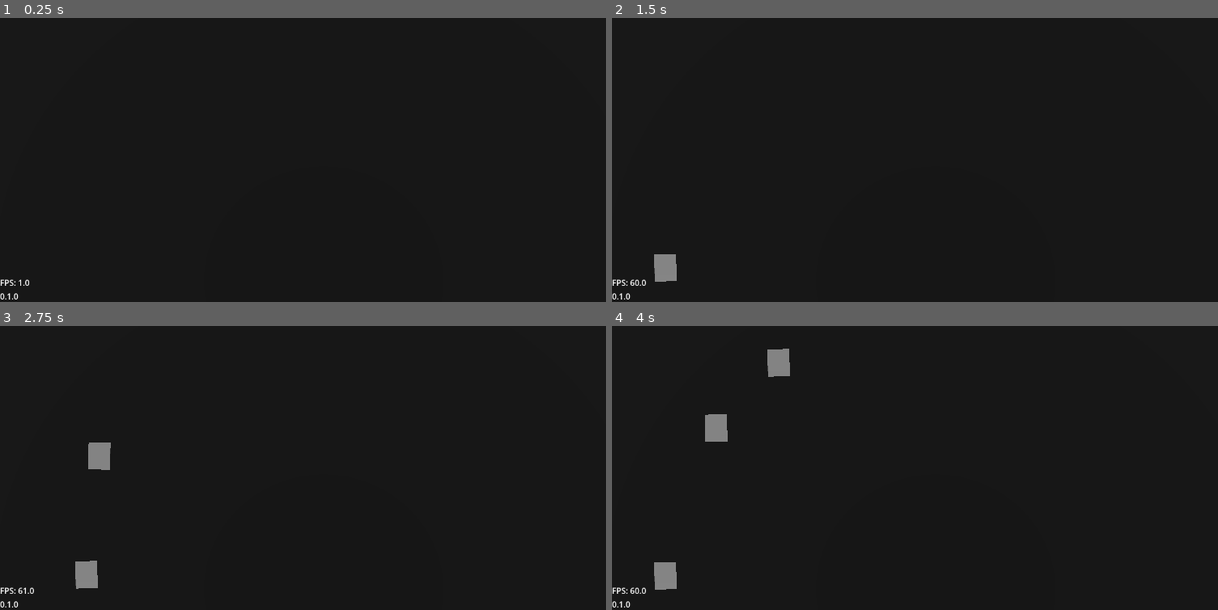
Above: before the commit, frames 1-4 (two rows, left to right).
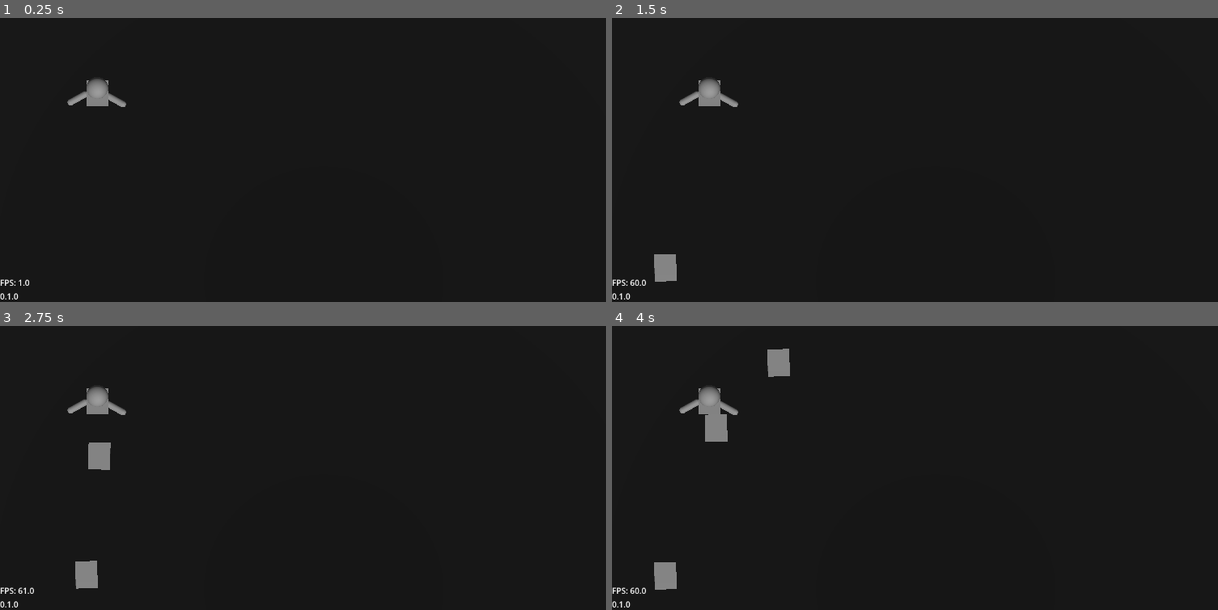
Above: after the commit, the same moments.

Repository: Grey-B/toy-defenders
Game: Godot game, scene res://src/core/main_game/main_game.tscn
The game is run twice, just before and just after one commit, with the same random seed, the same clock (stepped at 60 frames per second) and the same inputs.
Inputs:
- Up to frame 1 (0.25 s): no input
- Up to frame 2 (1.5 s): tap Enter at 0.5 s; tap I at 0.6, 1.35 s
- Up to frame 3 (2.75 s): tap I at 2.1 s
- Up to frame 4 (4 s): tap I at 2.85, 3.6 s

The runs differ from the first frame. In frame 1, 0.5% of the frame differs, in the area x 11-21%, y 21-32%; in frame 2, 0.5%; in frame 3, 0.5%; in frame 4, 0.5%.

Commit message:
Created base tower

Diff:
--- /dev/null
+++ b/assets/3d/models/parts/arms/test_arm_model.tscn
@@ -0,0 +1,11 @@
+[gd_scene format=3 uid="uid://dedt1vwia6rc1"]
+
+[sub_resource type="CapsuleMesh" id="CapsuleMesh_6owma"]
+radius = 0.15527344
+height = 1.0614624
+
+[node name="TestArmModel" type="Node3D" unique_id=587425710]
+
+[node name="MeshInstance3D" type="MeshInstance3D" parent="." unique_id=921978520]
+transform = Transform3D(-3.7855173e-08, -0.8660254, 0.5, 1, -4.371139e-08, 0, 2.1855694e-08, 0.5, 0.8660254, -0.30390123, 2.503987e-08, 0.113577306)
+mesh = SubResource("CapsuleMesh_6owma")
--- /dev/null
+++ b/assets/3d/models/parts/bodies/test_body_model.tscn
@@ -0,0 +1,25 @@
+[gd_scene format=3 uid="uid://crp1sfpdakww0"]
+
+[ext_resource type="Script" uid="uid://c6mx7t3w5es22" path="res://assets/3d/models/parts/body_part.gd" id="1_egeuw"]
+
+[sub_resource type="BoxMesh" id="BoxMesh_6owma"]
+size = Vector3(1, 1.5, 1)
+
+[node name="TestBodyModel" type="Node3D" unique_id=1506277946 node_paths=PackedStringArray("head_socket", "left_arm_socket", "right_arm_socket")]
+script = ExtResource("1_egeuw")
+head_socket = NodePath("HeadSocket")
+left_arm_socket = NodePath("LeftArmSocket")
+right_arm_socket = NodePath("RightArmSocket")
+metadata/_custom_type_script = "uid://c6mx7t3w5es22"
+
+[node name="MeshInstance3D" type="MeshInstance3D" parent="." unique_id=472017991]
+mesh = SubResource("BoxMesh_6owma")
+
+[node name="HeadSocket" type="Marker3D" parent="." unique_id=2043430367]
+transform = Transform3D(1, 0, 0, 0, 1, 0, 0, 0, 1, 0, 0.80972797, 0)
+
+[node name="LeftArmSocket" type="Marker3D" parent="." unique_id=2069008136]
+transform = Transform3D(1, 0, 0, 0, 1, 0, 0, 0, 1, 0.5868249, 0, 0)
+
+[node name="RightArmSocket" type="Marker3D" parent="." unique_id=2008361046]
+transform = Transform3D(1, 0, 0, 0, 1, 0, 0, 0, 1, -0.57878673, 0, 0)
--- /dev/null
+++ b/assets/3d/models/parts/body_part.gd
@@ -0,0 +1,6 @@
+class_name BodyPart
+extends Node3D
+
+@export var head_socket: Marker3D
+@export var left_arm_socket: Marker3D
+@export var right_arm_socket: Marker3D
--- /dev/null
+++ b/assets/3d/models/parts/heads/test_head_model.tscn
@@ -0,0 +1,9 @@
+[gd_scene format=3 uid="uid://bi6p1ye437aul"]
+
+[sub_resource type="SphereMesh" id="SphereMesh_6owma"]
+
+[node name="TestHeadModel" type="Node3D" unique_id=932773596]
+
+[node name="MeshInstance3D" type="MeshInstance3D" parent="." unique_id=703056045]
+transform = Transform3D(1, 0, 0, 0, 1, 0, 0, 0, 1, 0, 0.5, 0)
+mesh = SubResource("SphereMesh_6owma")
--- /dev/null
+++ b/src/gameplay/towers/base_tower.gd
@@ -0,0 +1,81 @@
+class_name BaseTower
+extends Node3D
+
+@export var head: BasePart
+@export var body: BasePart
+@export var arms: BasePart
+
+var damage: float = 10.0
+var attack_spd: float = 1.0
+var attack_range: float = 100.0
+
+
+func _ready() -> void:
+	apply_modifiers()
+	instantiate_part_models()
+
+
+func apply_modifiers() -> void:
+	for mod in head.stats:
+		if mod.operation == mod.Operation.ADD:
+			if mod.stat == mod.Stat.DAMAGE:
+				damage += mod.stat
+			elif mod.stat == mod.Stat.ATTACK_SPD:
+				attack_spd += mod.stat
+			elif mod.stat == mod.Stat.RANGE:
+				attack_range += mod.stat
+		else:
+			if mod.stat == mod.Stat.DAMAGE:
+				damage *= mod.stat
+			elif mod.stat == mod.Stat.ATTACK_SPD:
+				attack_spd *= mod.stat
+			elif mod.stat == mod.Stat.RANGE:
+				attack_range *= mod.stat
+	for mod in body.stats:
+		if mod.operation == mod.Operation.ADD:
+			if mod.stat == mod.Stat.DAMAGE:
+				damage += mod.stat
+			elif mod.stat == mod.Stat.ATTACK_SPD:
+				attack_spd += mod.stat
+			elif mod.stat == mod.Stat.RANGE:
+				attack_range += mod.stat
+		else:
+			if mod.stat == mod.Stat.DAMAGE:
+				damage *= mod.stat
+			elif mod.stat == mod.Stat.ATTACK_SPD:
+				attack_spd *= mod.stat
+			elif mod.stat == mod.Stat.RANGE:
+				attack_range *= mod.stat
+	for mod in arms.stats:
+		if mod.operation == mod.Operation.ADD:
+			if mod.stat == mod.Stat.DAMAGE:
+				damage += mod.stat
+			elif mod.stat == mod.Stat.ATTACK_SPD:
+				attack_spd += mod.stat
+			elif mod.stat == mod.Stat.RANGE:
+				attack_range += mod.stat
+		else:
+			if mod.stat == mod.Stat.DAMAGE:
+				damage *= mod.stat
+			elif mod.stat == mod.Stat.ATTACK_SPD:
+				attack_spd *= mod.stat
+			elif mod.stat == mod.Stat.RANGE:
+				attack_range *= mod.stat
+
+
+func instantiate_part_models() -> void:
+	var head_model: Node3D
+	var body_model: BodyPart
+	var left_arm_model: Node3D
+	var right_arm_model: Node3D
+
+	head_model = head.model.instantiate()
+	body_model = body.model.instantiate()
+	left_arm_model = arms.model.instantiate()
+	right_arm_model = arms.model.instantiate()
+
+	add_child(body_model)
+	body_model.head_socket.add_child(head_model)
+	body_model.left_arm_socket.add_child(left_arm_model)
+	left_arm_model.rotate_y(deg_to_rad(120))
+	body_model.right_arm_socket.add_child(right_arm_model)
--- /dev/null
+++ b/src/gameplay/towers/test_tower.tscn
@@ -0,0 +1,12 @@
+[gd_scene format=3 uid="uid://ndc3yfveb37w"]
+
+[ext_resource type="Script" uid="uid://cqya00yupkmfn" path="res://src/gameplay/towers/base_tower.gd" id="1_sh1q8"]
+[ext_resource type="Resource" uid="uid://bmlh05x11ryha" path="res://src/resources/parts/heads/test_head.tres" id="2_l7dqy"]
+[ext_resource type="Resource" uid="uid://0r21gvpxw252" path="res://src/resources/parts/bodies/test_body.tres" id="3_4e8du"]
+[ext_resource type="Resource" uid="uid://6qm1wmo72apd" path="res://src/resources/parts/arms/test_arm.tres" id="4_1odgp"]
+
+[node name="TestTower" type="Node3D" unique_id=626375338]
+script = ExtResource("1_sh1q8")
+head = ExtResource("2_l7dqy")
+body = ExtResource("3_4e8du")
+arms = ExtResource("4_1odgp")
--- a/src/levels/prototypes/test_level_1.tscn
+++ b/src/levels/prototypes/test_level_1.tscn
@@ -1,6 +1,7 @@
 [gd_scene format=3 uid="uid://ba0k6u41pfd88"]
 
 [ext_resource type="Script" uid="uid://dmmyy6xrqgir0" path="res://src/levels/prototypes/test_level_1.gd" id="1_1w4w8"]
+[ext_resource type="PackedScene" uid="uid://ndc3yfveb37w" path="res://src/gameplay/towers/test_tower.tscn" id="2_578bt"]
 
 [sub_resource type="Environment" id="Environment_6owma"]
 
@@ -53,3 +54,6 @@
 [node name="EnemyPath" type="Path3D" parent="." unique_id=1213821389]
 unique_name_in_owner = true
 curve = SubResource("Curve3D_1w4w8")
+
+[node name="TestTower" parent="." unique_id=626375338 instance=ExtResource("2_578bt")]
+transform = Transform3D(1, 0, 0, 0, 1, 0, 0, 0, 1, -10.295081, 0.5, -2.229469)
--- /dev/null
+++ b/src/resources/parts/arms/test_arm.tres
@@ -0,0 +1,15 @@
+[gd_resource type="Resource" script_class="BasePart" format=3 uid="uid://6qm1wmo72apd"]
+
+[ext_resource type="Script" uid="uid://dmis8simr8u1j" path="res://src/resources/parts/base_part.gd" id="1_2bfuj"]
+[ext_resource type="PackedScene" uid="uid://dedt1vwia6rc1" path="res://assets/3d/models/parts/arms/test_arm_model.tscn" id="1_t6g2a"]
+[ext_resource type="Script" uid="uid://bs8tddgbx5lw8" path="res://src/resources/parts/stat_modifier.gd" id="2_t6g2a"]
+[ext_resource type="Resource" uid="uid://juqycm55pqj2" path="res://src/resources/parts/modifiers/test_modifier.tres" id="4_xm4lf"]
+
+[resource]
+script = ExtResource("1_2bfuj")
+model = ExtResource("1_t6g2a")
+name = "Test Arm"
+description = "Arm for testing"
+type = 2
+stats = Array[ExtResource("2_t6g2a")]([ExtResource("4_xm4lf")])
+metadata/_custom_type_script = "uid://dmis8simr8u1j"
--- /dev/null
+++ b/src/resources/parts/base_part.gd
@@ -0,0 +1,18 @@
+class_name BasePart
+extends Resource
+
+enum PartTypes { HEAD, BODY, ARMS }
+
+@export_group("Model")
+@export var model: PackedScene
+
+@export_group("Text")
+@export var name: String
+@export var description: String
+
+@export_group("Function")
+@export var type: PartTypes
+@export var stats: Array[StatModifier]
+@export var behaviors: Array[PackedScene]
+# @export var upgrade_1: BaseUpgrade
+# @export var upgrade_2: BaseUpgrade
--- /dev/null
+++ b/src/resources/parts/bodies/test_body.tres
@@ -0,0 +1,15 @@
+[gd_resource type="Resource" script_class="BasePart" format=3 uid="uid://0r21gvpxw252"]
+
+[ext_resource type="Script" uid="uid://dmis8simr8u1j" path="res://src/resources/parts/base_part.gd" id="1_d0rsk"]
+[ext_resource type="PackedScene" uid="uid://crp1sfpdakww0" path="res://assets/3d/models/parts/bodies/test_body_model.tscn" id="1_l1sq5"]
+[ext_resource type="Script" uid="uid://bs8tddgbx5lw8" path="res://src/resources/parts/stat_modifier.gd" id="2_0gcvb"]
+[ext_resource type="Resource" uid="uid://juqycm55pqj2" path="res://src/resources/parts/modifiers/test_modifier.tres" id="4_7rhen"]
+
+[resource]
+script = ExtResource("1_d0rsk")
+model = ExtResource("1_l1sq5")
+name = "Test Body"
+description = "Body for testing"
+type = 1
+stats = Array[ExtResource("2_0gcvb")]([ExtResource("4_7rhen")])
+metadata/_custom_type_script = "uid://dmis8simr8u1j"
--- /dev/null
+++ b/src/resources/parts/heads/test_head.tres
@@ -0,0 +1,14 @@
+[gd_resource type="Resource" script_class="BasePart" format=3 uid="uid://bmlh05x11ryha"]
+
+[ext_resource type="Script" uid="uid://dmis8simr8u1j" path="res://src/resources/parts/base_part.gd" id="1_hq1gd"]
+[ext_resource type="PackedScene" uid="uid://bi6p1ye437aul" path="res://assets/3d/models/parts/heads/test_head_model.tscn" id="1_xjsnb"]
+[ext_resource type="Script" uid="uid://bs8tddgbx5lw8" path="res://src/resources/parts/stat_modifier.gd" id="2_mo3fi"]
+[ext_resource type="Resource" uid="uid://juqycm55pqj2" path="res://src/resources/parts/modifiers/test_modifier.tres" id="4_qw1it"]
+
+[resource]
+script = ExtResource("1_hq1gd")
+model = ExtResource("1_xjsnb")
+name = "Test Head"
+description = "Head for testing"
+stats = Array[ExtResource("2_mo3fi")]([ExtResource("4_qw1it")])
+metadata/_custom_type_script = "uid://dmis8simr8u1j"
--- /dev/null
+++ b/src/resources/parts/modifiers/test_modifier.tres
@@ -0,0 +1,8 @@
+[gd_resource type="Resource" script_class="StatModifier" format=3 uid="uid://juqycm55pqj2"]
+
+[ext_resource type="Script" uid="uid://bs8tddgbx5lw8" path="res://src/resources/parts/stat_modifier.gd" id="1_ybjvk"]
+
+[resource]
+script = ExtResource("1_ybjvk")
+operation = 1
+metadata/_custom_type_script = "uid://bs8tddgbx5lw8"
--- /dev/null
+++ b/src/resources/parts/stat_modifier.gd
@@ -0,0 +1,9 @@
+class_name StatModifier
+extends Resource
+
+enum Stat { DAMAGE, ATTACK_SPD, RANGE }
+enum Operation { ADD, MULTIPLY }
+
+@export var stat: Stat
+@export var operation: Operation
+@export var value: float = 1.0
Not shown, added: assets/3d/models/parts/body_part.gd.uid
Not shown, added: src/gameplay/towers/base_tower.gd.uid
Not shown, added: src/resources/parts/base_part.gd.uid
Not shown, added: src/resources/parts/stat_modifier.gd.uid
